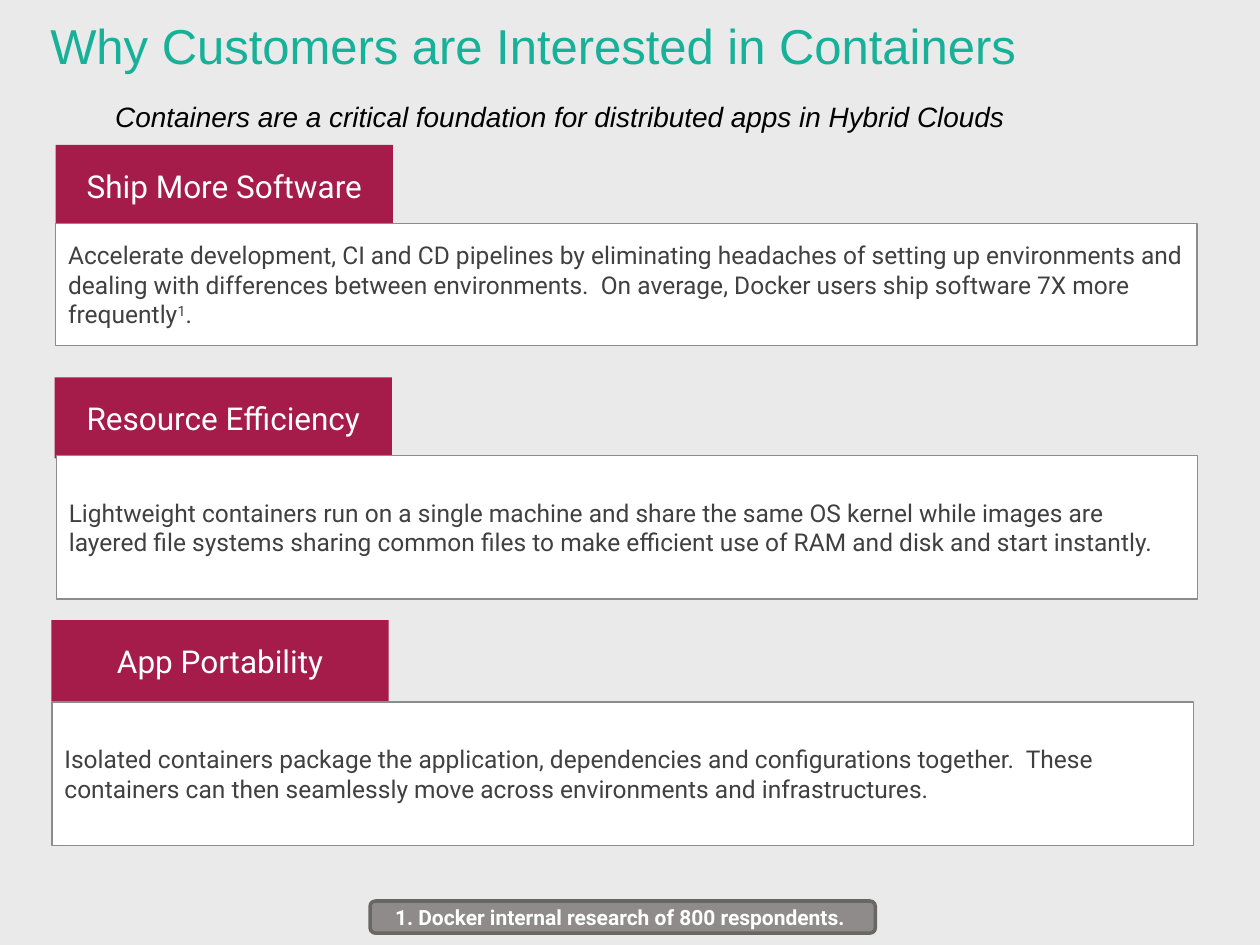
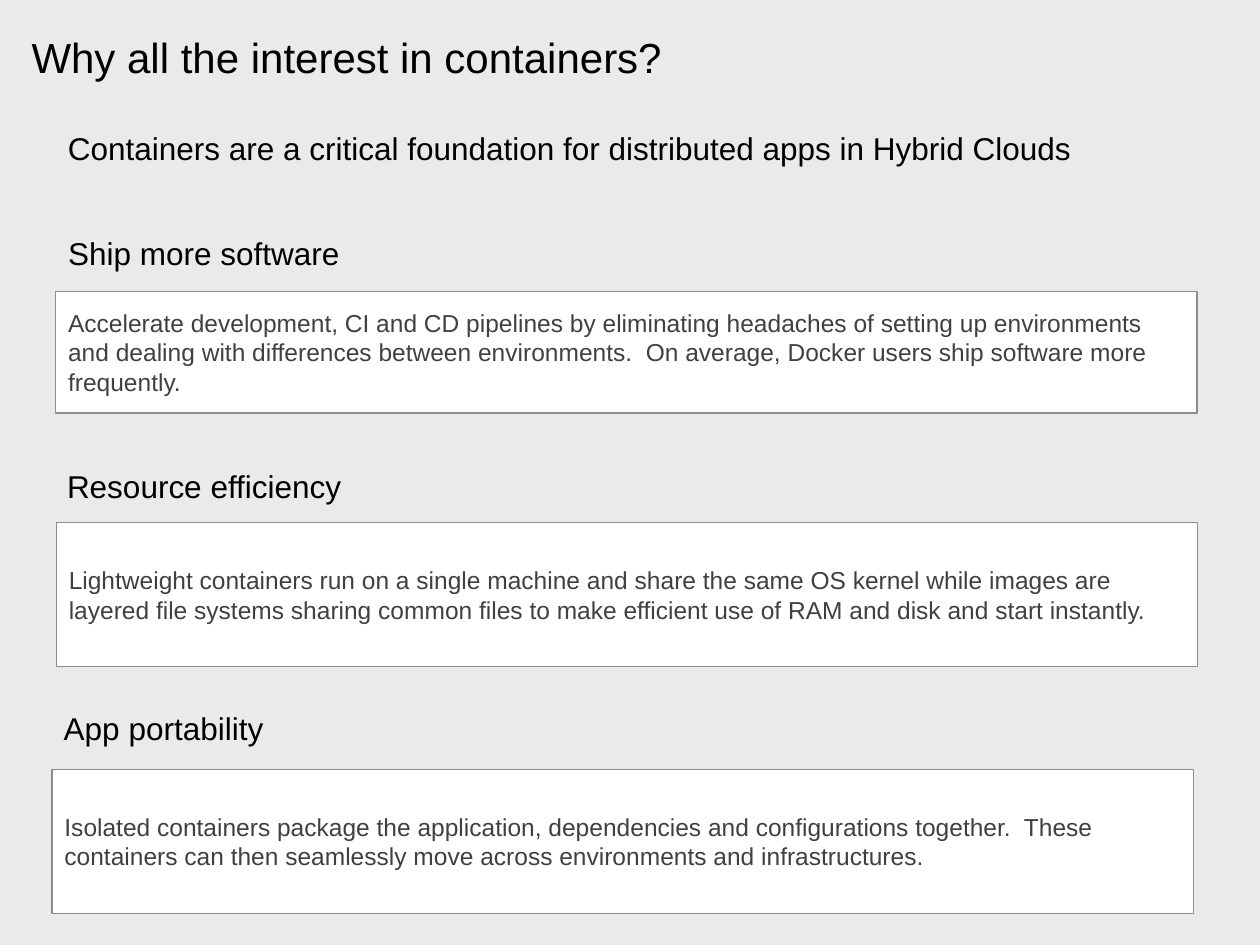
Before and after one commit to patrocinio/cloud-private-bootcamp, a slide deck: slide 14 of Units_development/Containers and Docker_AWG.pptx (slide 9 before the commit). Drawn at 1260x945 pixels with LibreOffice and Linux fonts; fonts in the diff are those of the drawing. Boxes give left, top, right and bottom in pixels: in the first picture for what was removed or moved away, otherwise in the second. Text is boxed around its words. In the diff, an @@ line names an element or a change of style, - is before the commit and + after.

```diff
--- a/Units_development/Containers and Docker_AWG.pptx
+++ b/Units_development/Containers and Docker_AWG.pptx
@@ title at box(32, 42, 661, 81): text changed; size 28 to 24 pt; text colour #17B098 to #000000 @@
-Why Customers are Interested in Containers
+Why all the interest in containers?
@@ text "Containers are a critical foundation ...": place and size @@
-text "Containers are a critical foundation ..." at box(115, 106, 1004, 132)
+text "Containers are a critical foundation ..." at box(68, 137, 1071, 166)
@@ text "Containers are a critical foundation ..." at box(68, 137, 1071, 166): size 16 to 18 pt, italic off @@
@@ text at box(68, 242, 339, 271): text changed; font Roboto to Arial; text colour #FFFFFF to #000000 @@
-Ship More Software
+Ship more software
@@ rectangle "Accelerate development, CI and CD ...": place and size @@
-rectangle "Accelerate development, CI and CD ..." at box(55, 224, 1197, 346)
+rectangle "Accelerate development, CI and CD ..." at box(55, 291, 1197, 413)
@@ text in rectangle at box(68, 314, 1146, 396): text changed; font Roboto to Arial @@
-Accelerate development, CI and CD pipelines by eliminating headaches of setting up environments and dealing with differences between environments. On average, Docker users ship software 7X more frequently1.
+Accelerate development, CI and CD pipelines by eliminating headaches of setting up environments and dealing with differences between environments. On average, Docker users ship software more frequently.
@@ 3 texts, 2 rectangles: place and size @@
-3 texts, 2 rectangles at box(52, 145, 1198, 845)
+3 texts, 2 rectangles at box(52, 242, 1198, 914)
@@ fill #A51B4A to none in 3 elements at box(68, 242, 339, 271), box(64, 717, 264, 746), box(67, 475, 342, 504) @@
@@ text at box(67, 475, 342, 504): text changed; font Roboto to Arial; text colour #FFFFFF to #000000 @@
-Resource Efficiency
+Resource efficiency
@@ rectangle "Lightweight containers run on a ..." at box(57, 523, 1198, 667): font Roboto to Arial @@
@@ text at box(64, 717, 264, 746): text changed; font Roboto to Arial; text colour #FFFFFF to #000000 @@
-App Portability
+App portability
@@ rectangle "Isolated containers package the application, ..." at box(52, 770, 1193, 914): font Roboto to Arial @@
@@ rounded rectangle removed at box(370, 901, 876, 934) @@
-1. Docker internal research of 800 respondents.
```
Also in this commit, not shown: 9 other slides changed, 5 slides added, 2 slides removed.
